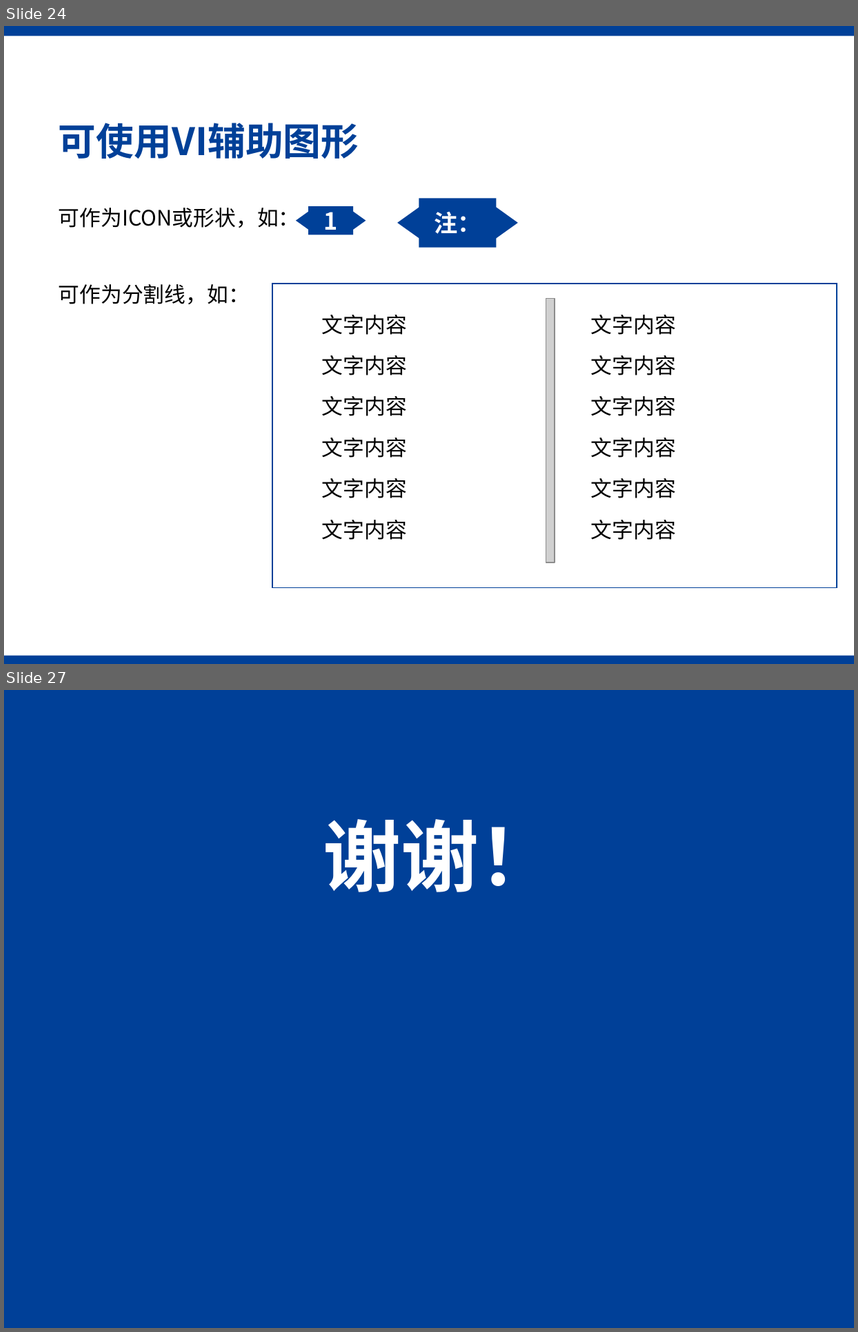
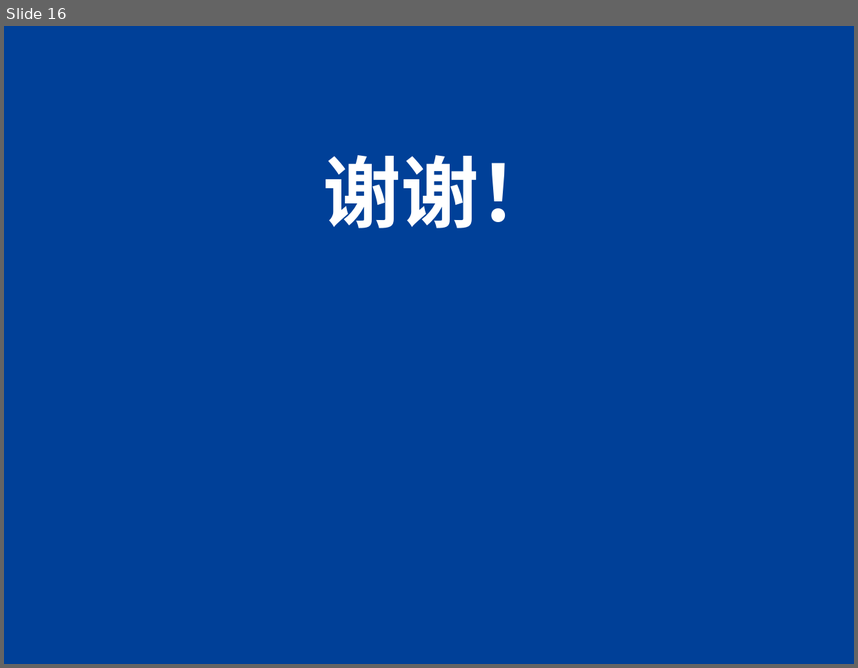
Before and after one commit to gyfastas/EE397, a slide deck: PPT/中期检测报告.pptx. Shown one above the other, each under a label of ours: slides 24 and 27 before the commit, slide 16 after it; the slides between them are not shown. The pictures are 858x1332 and 858x668 pixels, drawn with LibreOffice and Linux fonts; fonts in the diff are those of the drawing; grey boxes stand for pictures; background and template pictures are left out. Boxes give left, top, right and bottom in pixels: in the first picture for what was removed or moved away, otherwise in the second. Text is boxed around its words. In the diff, an @@ line names an element or a change of style, - is before the commit and + after.

```diff
--- a/PPT/中期检测报告.pptx
+++ b/PPT/中期检测报告.pptx
@@ slide 24 removed at box(4, 26, 854, 664), background #FFFFFF @@
@@ rectangle removed at box(4, 26, 854, 36) @@
@@ title removed at box(59, 123, 359, 158) @@
-可使用VI辅助图形
@@ text removed at box(59, 207, 300, 227) @@
-可作为ICON或形状，如：
@@ freeform shape removed at box(296, 206, 366, 235) @@
-1
@@ freeform shape removed at box(397, 198, 518, 247) @@
-注：
@@ text removed at box(59, 284, 250, 304) @@
-可作为分割线，如：
@@ rectangle removed at box(272, 283, 837, 588) @@
@@ text removed at box(322, 314, 407, 334) @@
-文字内容
@@ picture removed at box(546, 298, 555, 562) @@
@@ text removed at box(591, 314, 676, 334) @@
-文字内容
@@ text removed at box(322, 355, 407, 375) @@
-文字内容
@@ text removed at box(591, 355, 676, 375) @@
-文字内容
@@ text removed at box(322, 396, 407, 416) @@
-文字内容
@@ text removed at box(591, 396, 676, 416) @@
-文字内容
@@ text removed at box(322, 437, 407, 457) @@
-文字内容
@@ text removed at box(591, 437, 676, 457) @@
-文字内容
@@ text removed at box(322, 478, 407, 498) @@
-文字内容
@@ text removed at box(591, 478, 676, 498) @@
-文字内容
@@ text removed at box(322, 519, 407, 539) @@
-文字内容
@@ text removed at box(591, 519, 676, 539) @@
-文字内容
@@ rectangle removed at box(4, 655, 854, 664) @@
@@ what was slide 27 is now slide 16 @@
```
Also in this commit, not shown: 4 slides changed, 11 slides added, 21 other slides removed, 3 other files.
